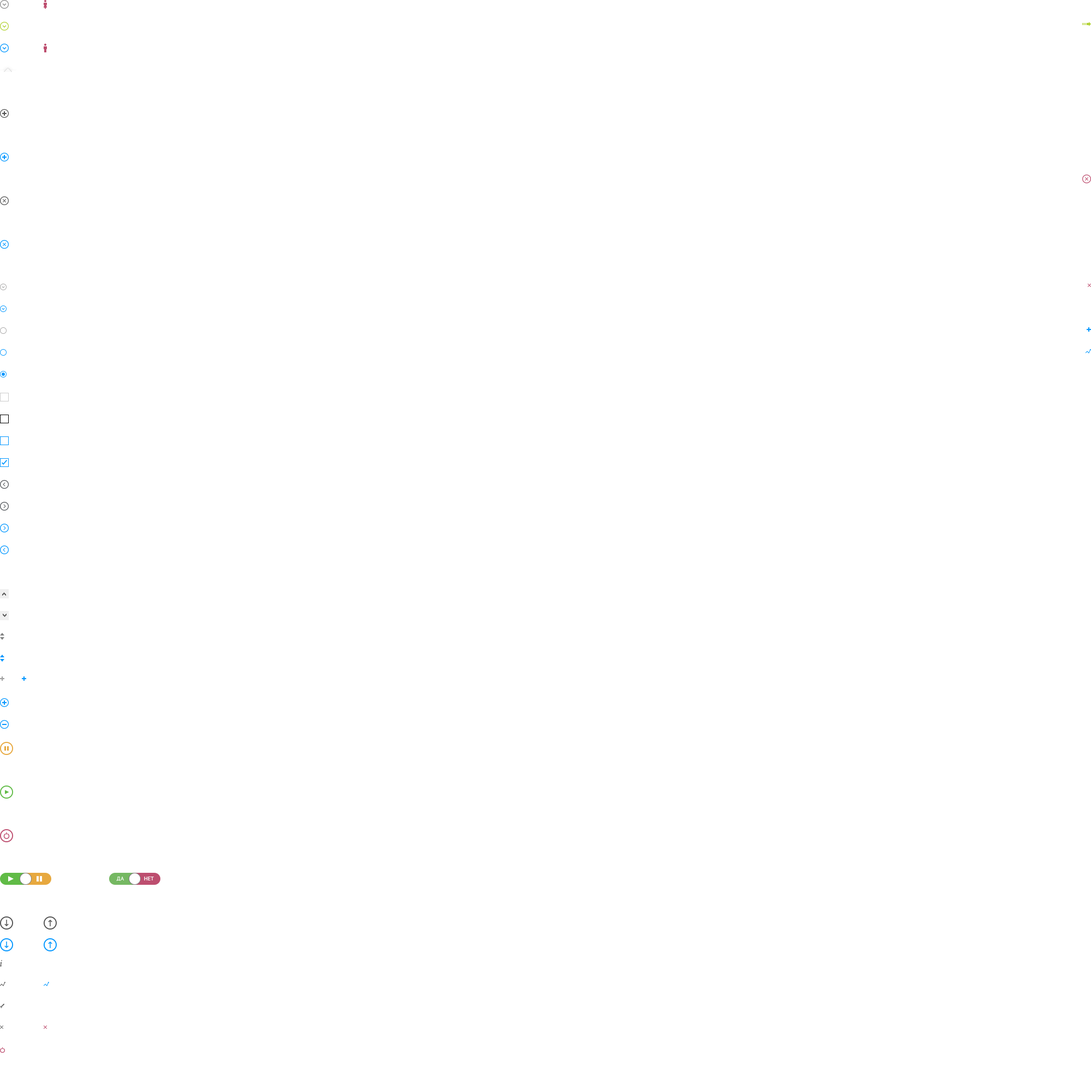
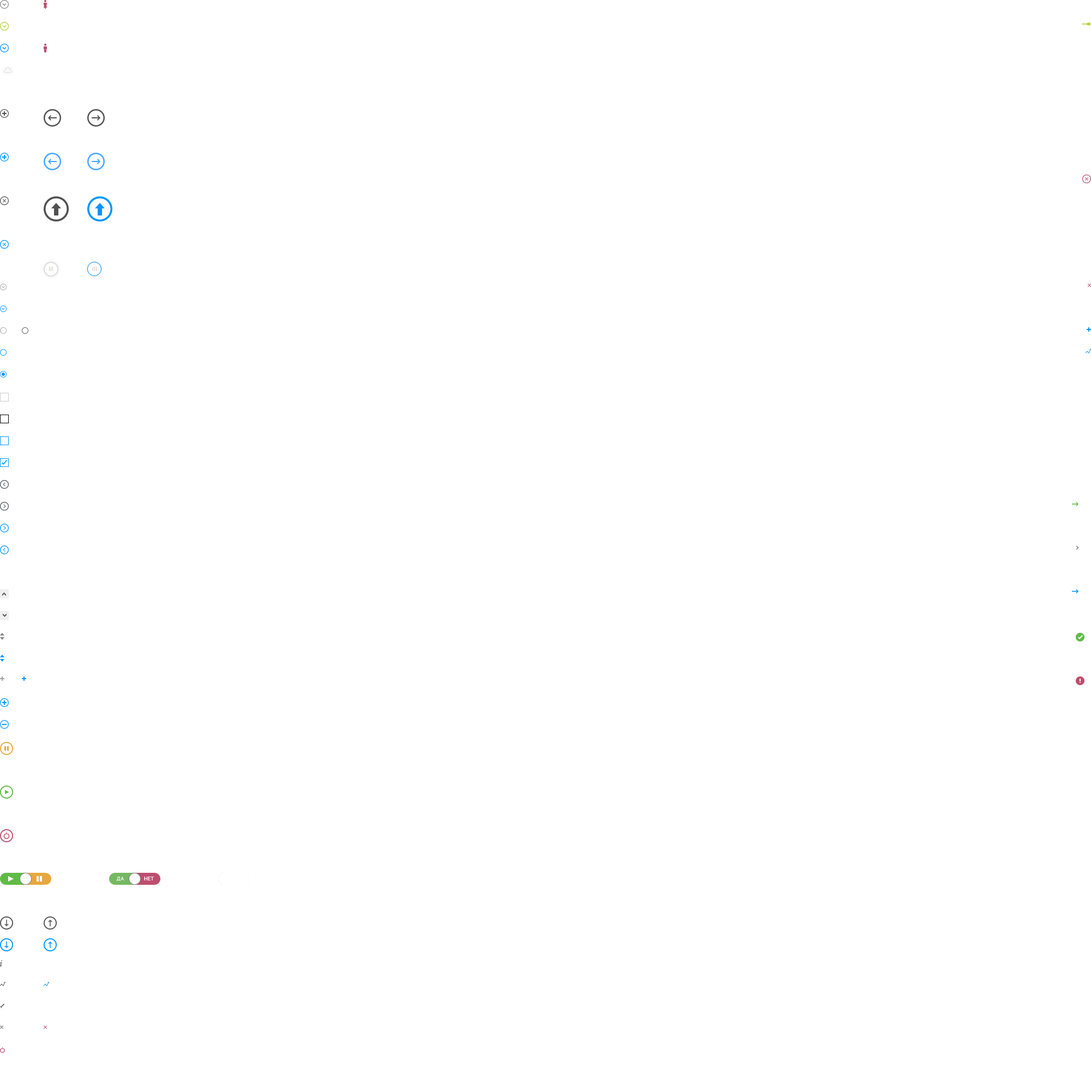
Before/after of a w=1091, h=1091 layered artwork. What changed in the layer stack:
added layer "arrow-down copy 17" (1st of 2) above "arrow-simple-up copy 2" over [left=21, top=327, right=29, bottom=334]
added layer "arrow-simple-up copy 2" above "button-exclamation" over [left=87, top=196, right=113, bottom=222]
added layer "button-exclamation" above "button-check copy 2" over [left=1076, top=676, right=1085, bottom=686]
added layer "button-check copy 2" (1st of 2) above "arrow-simple-up copy" over [left=1076, top=633, right=1085, bottom=642]
added layer "arrow-simple-up copy" above "arrow-thin-right copy 2" over [left=43, top=196, right=69, bottom=222]
added layer "arrow-thin-right copy 2" above "arrow-thin-left copy 2" over [left=87, top=152, right=105, bottom=171]
added layer "arrow-thin-left copy 2" above "arrow-thin-right copy" over [left=43, top=152, right=62, bottom=171]
added layer "arrow-thin-right copy" above "arrow-thin-left copy" over [left=87, top=109, right=105, bottom=127]
added layer "arrow-thin-left copy" above "arrow-thin-right copy 3" over [left=43, top=109, right=62, bottom=127]
added layer "arrow-thin-right copy 3" (1st of 2) above "arrow-simple-thin-right copy 10" over [left=1072, top=589, right=1079, bottom=594]
added layer "arrow-thin-right copy 3" (2nd of 2) above "button-check copy 2" over [left=1072, top=502, right=1079, bottom=507]
added layer "handle copy 21" above "Shape 83 copy 28" over [left=44, top=262, right=58, bottom=277]
added layer "Shape 83 copy 28" above "handle copy 22" over [left=92, top=266, right=97, bottom=272]
added layer "handle copy 22" above "Layer 5" over [left=87, top=262, right=101, bottom=276]
added layer "Layer 5" above "add copy 2" over [left=218, top=873, right=250, bottom=886]
removed layer "Layer 1" over [left=0, top=67, right=17, bottom=73]
added layer "Rectangle 8 copy 6" above "arrow-down copy 4" over [left=3, top=67, right=13, bottom=73]
…and 2 more changes (2 added)
